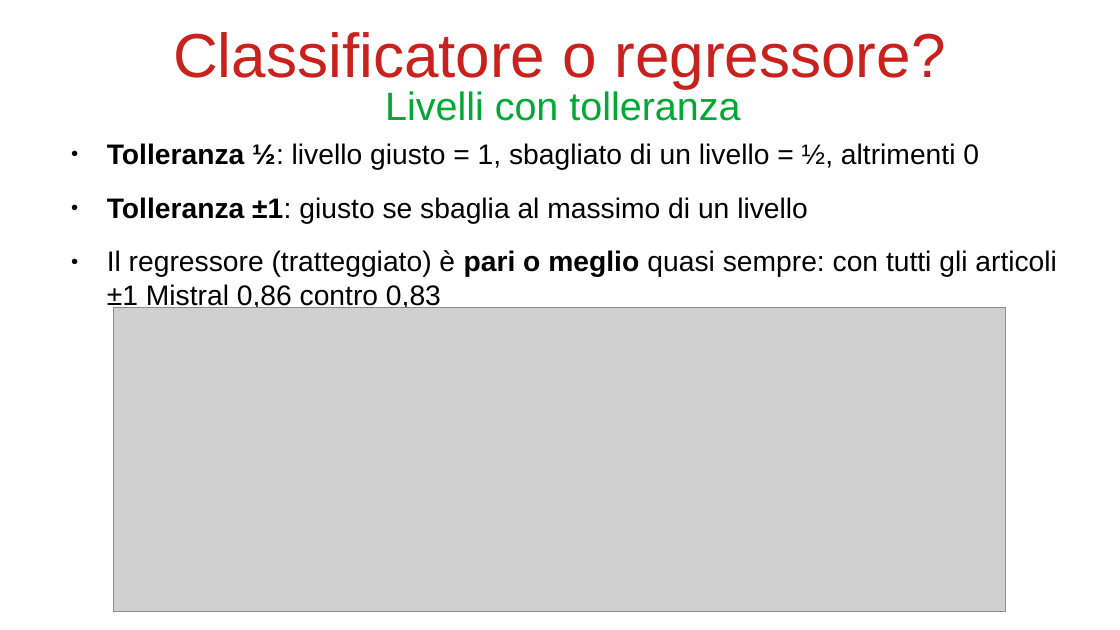
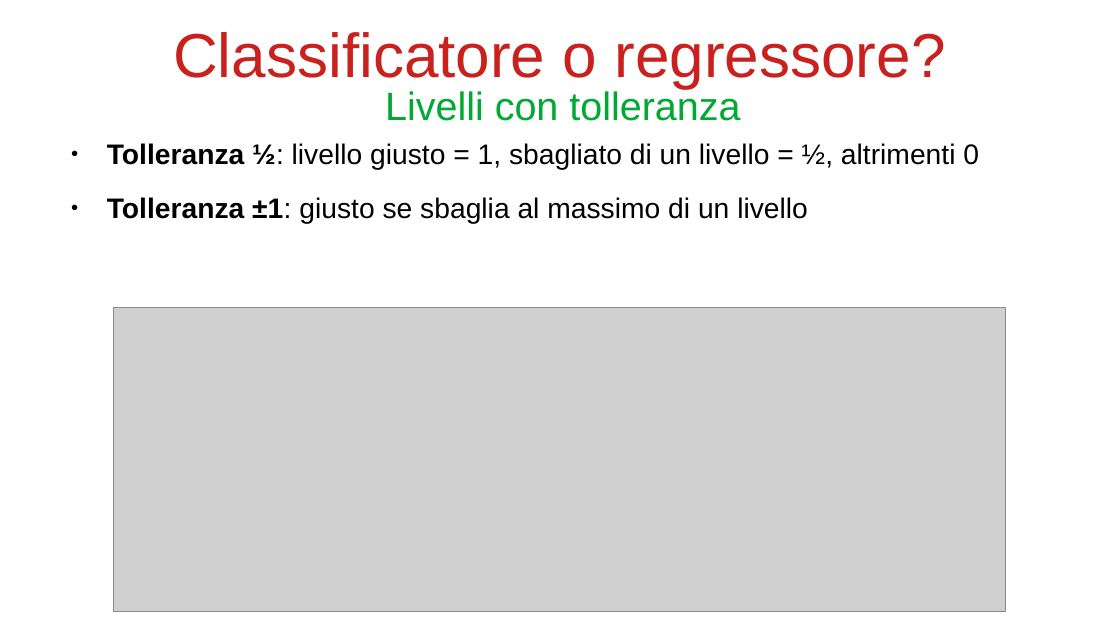
Before and after one commit to bianchi-john/PublisherClassification, a slide deck: slide 52 of Presentazioni/Stato finale/FinalState.odp. Drawn at 1120x630 pixels with LibreOffice and Linux fonts; fonts in the diff are those of the drawing; grey boxes stand for pictures. Boxes give left, top, right and bottom in pixels: in the first picture for what was removed or moved away, otherwise in the second. Text is boxed around its words. In the diff, an @@ line names an element or a change of style, - is before the commit and + after.

Commit message:
update slides

```diff
--- a/Presentazioni/Stato finale/FinalState.odp
+++ b/Presentazioni/Stato finale/FinalState.odp
@@ text at <box>107,250,1057,311</box>: paragraph removed @@
-● Il regressore (tratteggiato) è pari o meglio quasi sempre: con tutti gli articoli ±1 Mistral 0,86 contro 0,83
```
